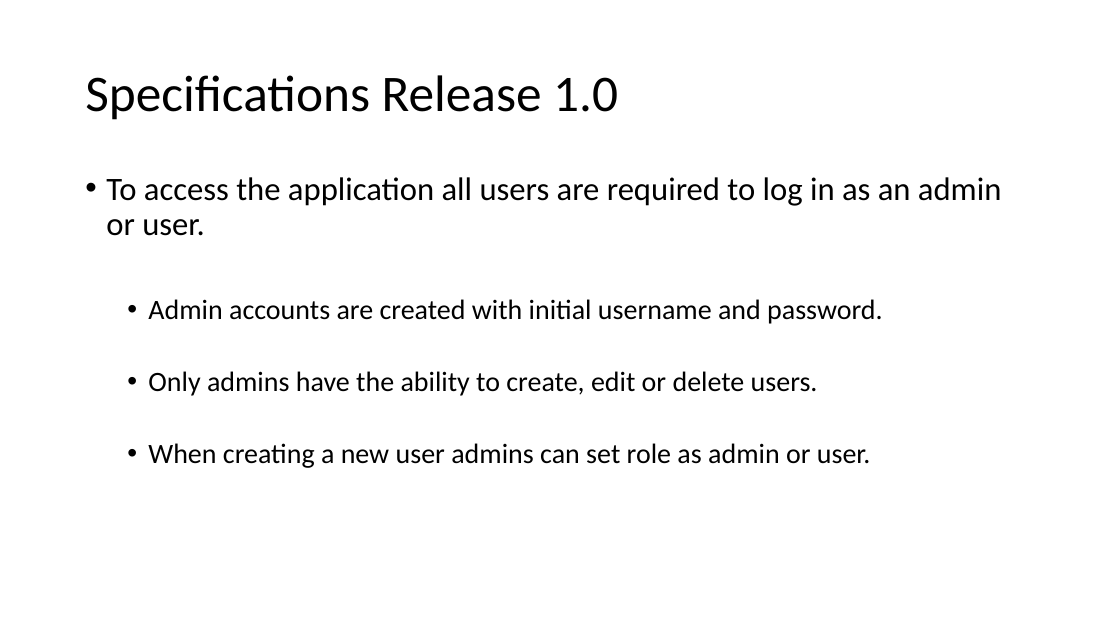
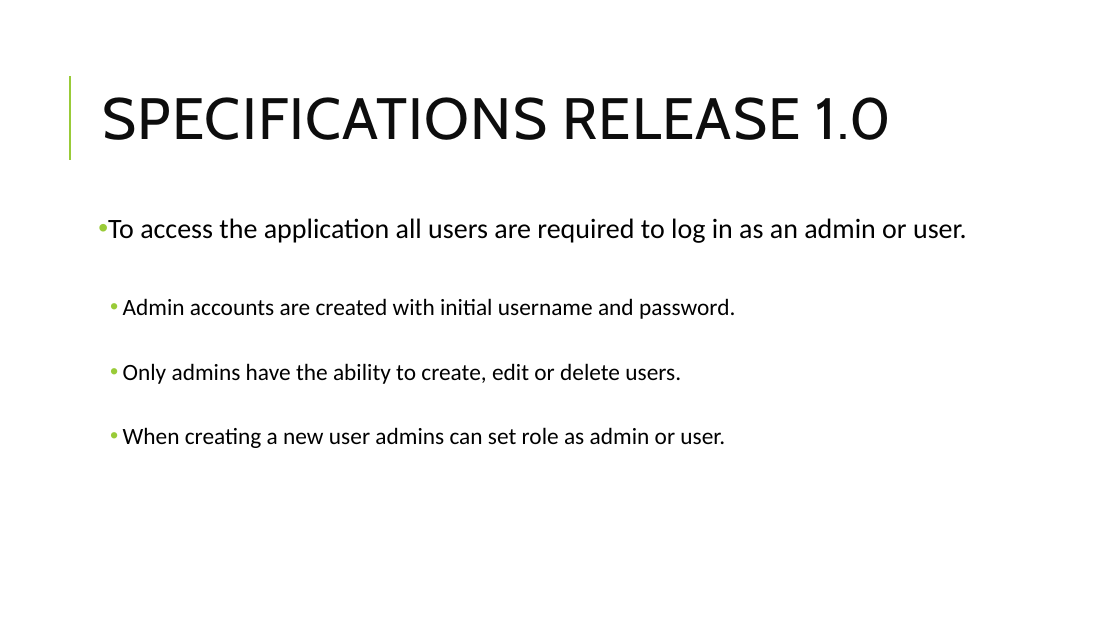
Before and after one commit to nwautomator/CSc6370, a slide deck: slide 3 of documents/MamaG_Presentation.pptx. Drawn at 1120x630 pixels with LibreOffice and Linux fonts; fonts in the diff are those of the drawing. Boxes give left, top, right and bottom in pixels: in the first picture for what was removed or moved away, otherwise in the second. Text is boxed around its words. In the diff, an @@ line names an element or a change of style, - is before the commit and + after.

```diff
--- a/documents/MamaG_Presentation.pptx
+++ b/documents/MamaG_Presentation.pptx
@@ line added from (70, 160) to (70, 76), #99CB38 1.5 pt @@
@@ title at box(102, 97, 891, 140): text changed; size 44 to 50 pt; font Calibri to Cabin; text colour #000000 to #0D0D0D @@
-Specifications Release 1.0
+SPECIFICATIONS RELEASE 1.0
@@ text "To access the application all ...": place and size @@
-text "To access the application all ..." at box(106, 177, 1001, 468)
+text "To access the application all ..." at box(108, 218, 967, 448)
@@ text "To access the application all ..." at box(108, 218, 967, 448): size 28 to 24 pt in "To access the application all users are ..."; size 24 to 20 pt in "Admin accounts are created with initial username ...", "Only admins have the ability to create, ...", "When creating a new user admins can ..."; indent changed; more space between paragraphs @@
```
Also in this commit, not shown: 21 other slides changed, 2 slides added, 2 slides removed, 2 other files.
